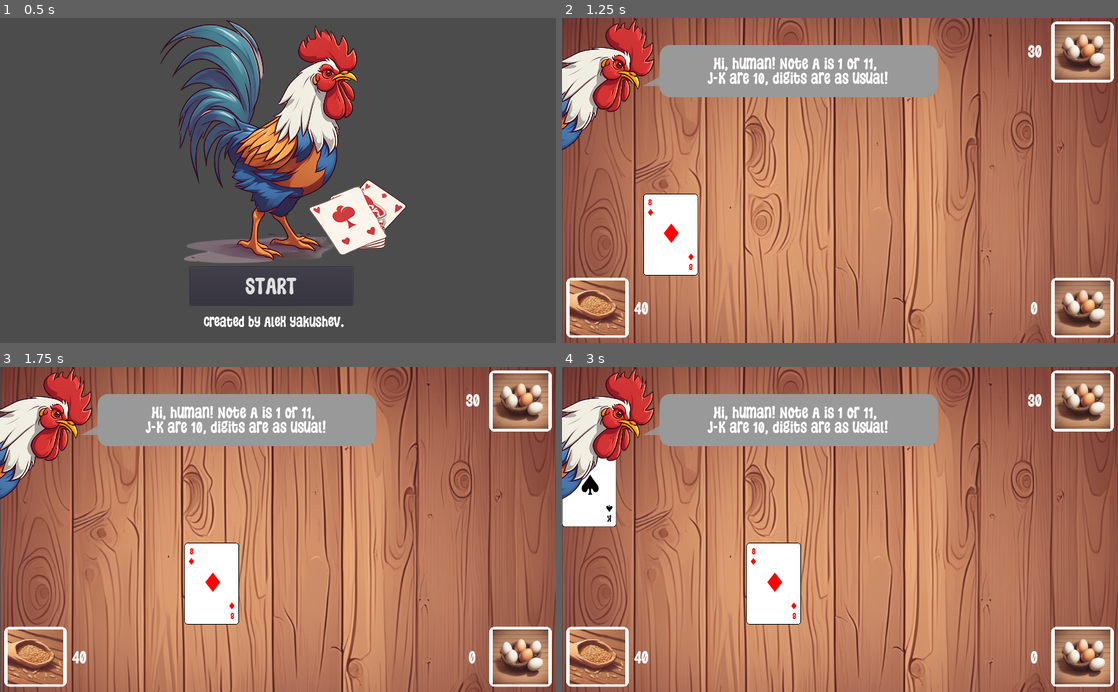
Above: before the commit, frames 1-4 (two rows, left to right).
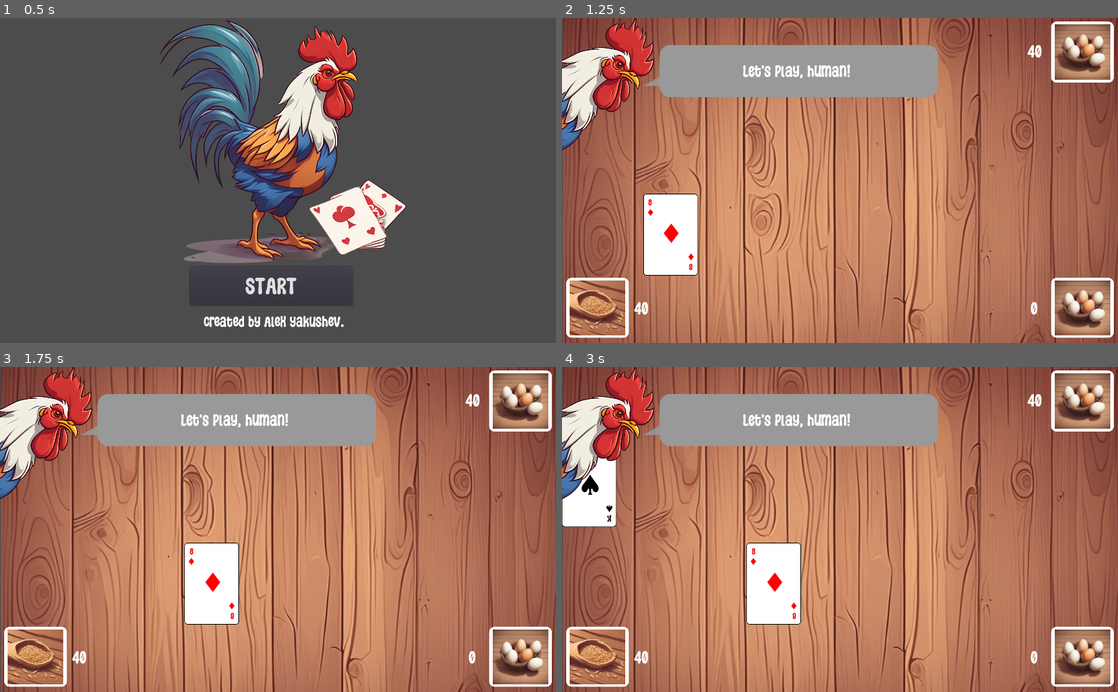
Above: after the commit, the same moments.

Repository: yakushev85/BlackJackWithChicken
Game: Godot game, scene res://StartScreen.tscn
Same seed, same stepped clock (60 frames per second), same inputs: the game is played once before the commit and once after it.
Inputs (mouse positions are in pixels of both pictures, inside the frame that each line leads up to):
- Up to frame 1 (0.5 s): no input
- Up to frame 2 (1.25 s): click "START" at 0.5 s
- Up to frame 3 (1.75 s): move the mouse to (400, 513) at 1.27 s; click (400, 513) at 1.42 s
- Up to frame 4 (3 s): tap Enter at 2 s; move the mouse to (728, 545) at 2.02 s; click (728, 545) at 2.17 s; tap Space at 2.75 s; move the mouse to (895, 458) at 2.77 s; click (895, 458) at 2.92 s

Frame 1 is identical in both runs. In frame 2, 1.4% of the frame differs, in the area x 26-86%, y 8-21%; in frame 3, 1.4%; in frame 4, 1.4%.

Commit message:
update rooster eggs value, refactor messaging

Diff:
--- a/app/FinishScreen.gd
+++ b/app/FinishScreen.gd
@@ -12,6 +12,5 @@
 		$GenLabel.text = str_to_show.replace("%", str(Global.game_data.player_eggs))
 
 
-
 func _on_RestartButton_pressed():
 	get_tree().change_scene("res://GameTable.tscn")
--- a/app/GameTable.gd
+++ b/app/GameTable.gd
@@ -35,29 +35,25 @@
 var is_bidding = false
 
 var player_grains = 40
-var chicken_eggs = 30
+var chicken_eggs = 40
 var player_won_eggs = 0
 
 func _ready():
 	randomize()
-	$ControlsUI/SayBox.hide()
+	$SayBox.hide()
 	$ControlsUI/AllButtons.hide()
 
 	$ControlsUI/PlayerGrainsLabel.text = str(player_grains)
 	$ControlsUI/ChickenEggsLabel.text = str(chicken_eggs)
 
-	init_round(true)
+	init_round()
 
 	$BgMusicPlayer.play()
 	$PlayerLossAudioPlayer.play()
 
 
-func init_round(is_first=false):
-	if is_first:
-		show_message("""Hi, human! Note A is 1 or 11,
-		J-K are 10, digits are as usual!""")
-	else:
-		show_message("Let's play, human!")
+func init_round():
+	show_message("Let's play, human!")
 	is_first_turn = true
 	is_not_doubled = true
 	init_deck()
@@ -166,7 +162,7 @@
 
 
 func show_message(msg_text):
-	$ControlsUI/SayBox.set_message(msg_text)
+	$SayBox.set_message(msg_text)
 	show_rooster(true)
 
 func show_rooster(is_message_shown=false):
@@ -188,7 +184,7 @@
 	$RoosterTween.start()
 
 func make_message():
-	$ControlsUI/SayBox.visible = true
+	$SayBox.visible = true
 	$TimersGroup/MessageTimer.start()
 
 
@@ -317,7 +313,7 @@
 
 
 func _on_MessageTimer_timeout():
-	$ControlsUI/SayBox.visible = false
+	$SayBox.visible = false
 	hide_rooster()
 
 
@@ -380,6 +376,8 @@
 
 func _on_StandButton_pressed():
 	$ControlsUI/AllButtons.hide()
+	var cur_sum = str(get_cards_sum(player_cards))
+	show_message("You get "+cur_sum+". My turn!!")
 	do_array = ["chicken_turn:1"]
 	exec_do_array()
 
--- a/app/GameTable.tscn
+++ b/app/GameTable.tscn
@@ -130,9 +130,6 @@
 align = 1
 valign = 1
 
-[node name="SayBox" parent="ControlsUI" instance=ExtResource( 10 )]
-position = Vector2( 150, 125 )
-
 [node name="AllButtons" type="Node2D" parent="ControlsUI"]
 
 [node name="HitButton" type="Button" parent="ControlsUI/AllButtons"]
@@ -218,6 +215,9 @@
 rotation = 0.619299
 scale = Vector2( 0.5, 0.5 )
 texture = ExtResource( 3 )
+
+[node name="SayBox" parent="." instance=ExtResource( 10 )]
+position = Vector2( 150, 125 )
 
 [node name="ChickSprite" type="Sprite" parent="."]
 position = Vector2( 400, -100 )
